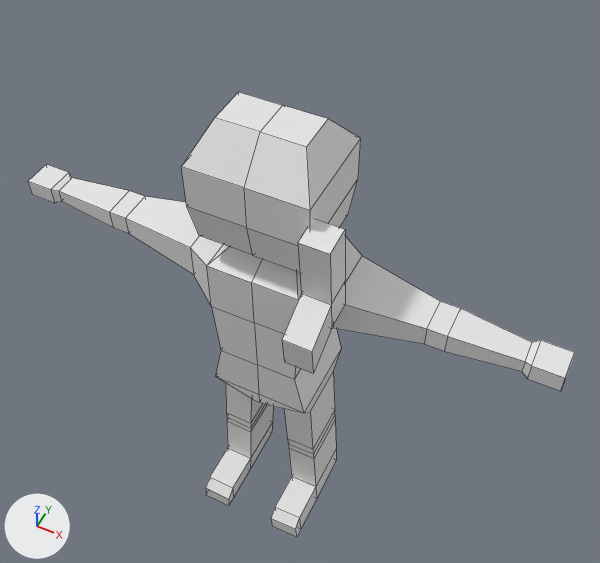
The Blender file bleed-client/blender/Human.blend, before and after one commit.
Camera for both pictures: a 50 mm lens placed at (0.326, -0.589, 1.165), pointed at (-0.024, 0.112, 0.289). The axes (+X, +Y, +Z) are drawn at lower left. The lights are the same throughout. Mesh edges are drawn as thin lines. Materials are left out; every surface is plain grey.

Objects in the first picture: 'Character', 'Handgun'.
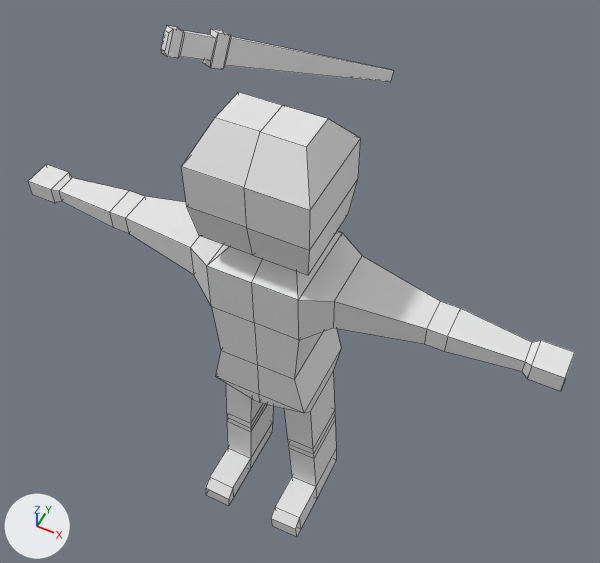
Where the newer file only moved an object's origin or applied its transform, the numbers keep the older frame.

Location of each change, [x1, y1, x2, y2] in pixels of the pictures (600 x 563 px):
```json
{"object": "Handgun", "change": "hidden", "before": [282, 220, 345, 374]}
{"object": "Sword", "change": "shown", "after": [161, 26, 394, 82]}
```

Edits to the scene script, one JSON object a line:
```json
{"block": "me_cube_003", "where": "me_cube_003.from_pydata(...)  # 36 vertices, 34 faces; spans x -1.0..1.0, y -0.39..1.29, z -1.0..1.0"}
{"block": "me_cube_003", "where": "# used by ob_sword; location = (-0.226, 0.487, 0.644); rotation_euler = (-2.279, 0.00587, 0.137), in degrees (-131, 0.3, 7.8); scale = (0.0113, 0.231, 0.0226)"}
{"block": "me_cube_003", "change": "me_cube_003 part 1: the whole mesh is multiplied about its middle by the matrix ((0.773, -12.733, -0.224), (0.011, 0.108, 0.095), (-0.296, -7.888, 0.226)), then moved by (5.76, 0.56, -2.64)"}
{"op": "add", "block": "ob_handgun", "code": "ob_handgun.hide_render = True"}
{"op": "remove", "block": "ob_sword", "code": "ob_sword.hide_render = True"}
```
